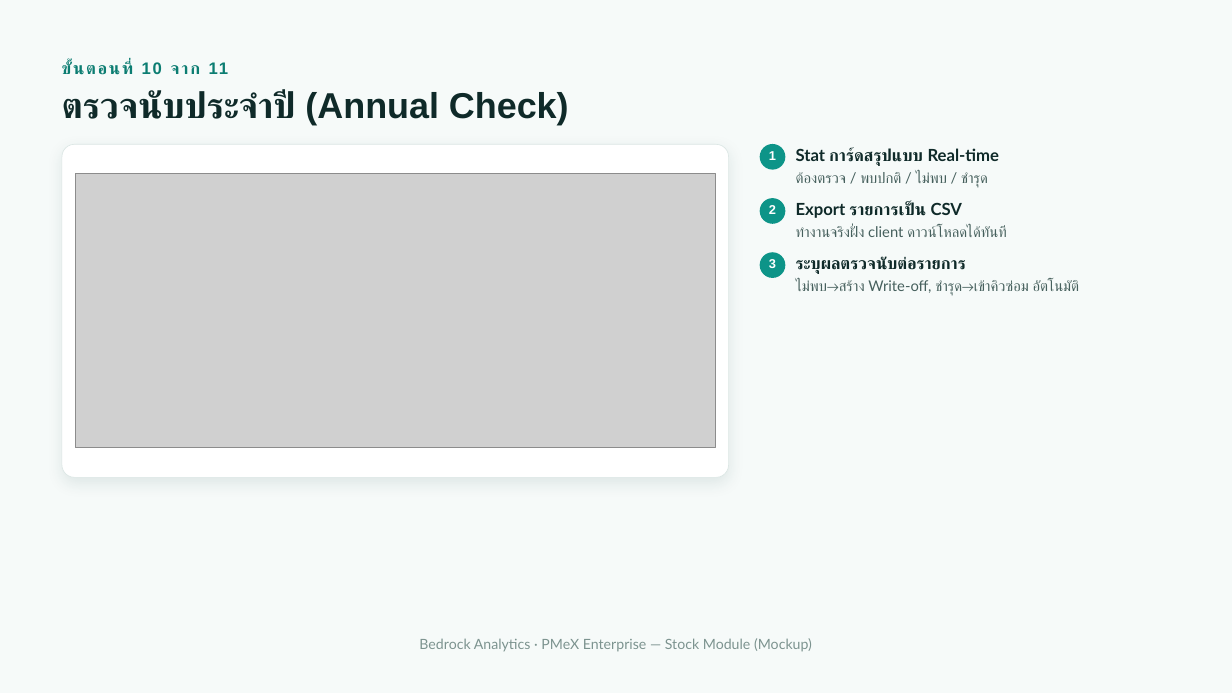
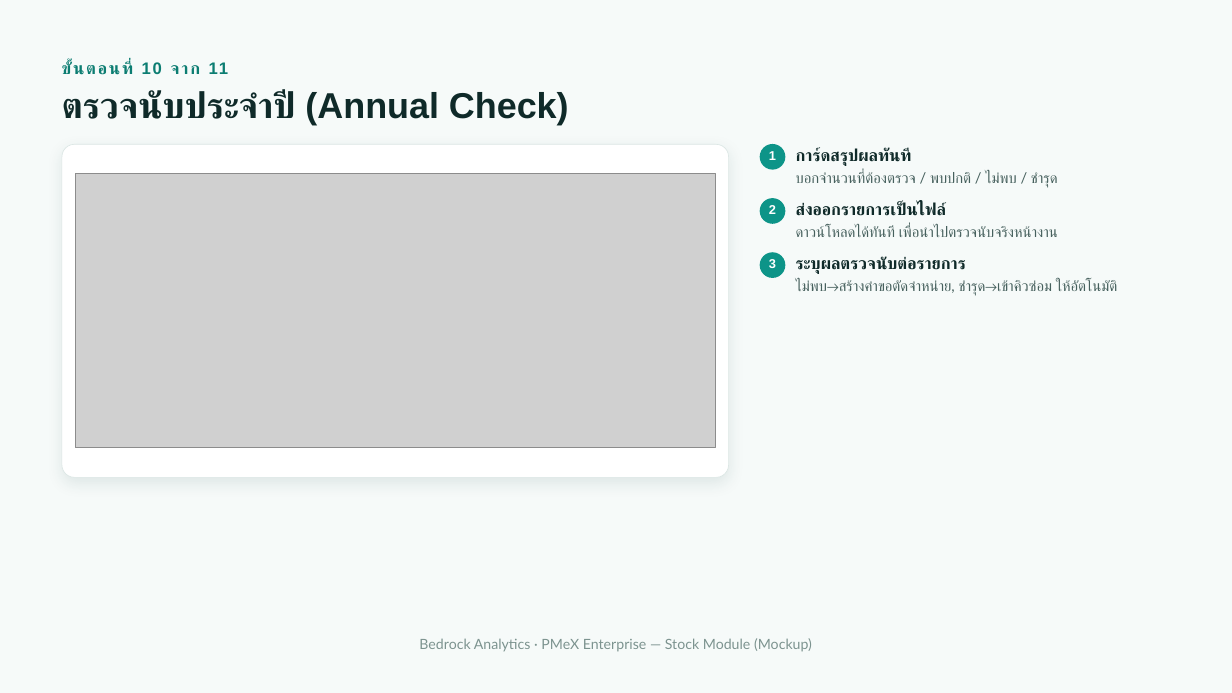
Before and after one commit to LaddaK-Bedrocks/ASSET_STOCK, a slide deck: slide 19 of PMeX Stock Module — Mockup Presentation.pptx (slide 18 before the commit). Drawn at 1232x693 pixels with LibreOffice and Linux fonts; fonts in the diff are those of the drawing; grey boxes stand for pictures. Boxes give left, top, right and bottom in pixels: in the first picture for what was removed or moved away, otherwise in the second. Text is boxed around its words. In the diff, an @@ line names an element or a change of style, - is before the commit and + after.

```diff
--- a/PMeX Stock Module — Mockup Presentation.pptx
+++ b/PMeX Stock Module — Mockup Presentation.pptx
@@ text at (796,148,910,166): text changed @@
-Stat การ์ดสรุปแบบ Real-time
+การ์ดสรุปผลทันที
@@ text at (796,171,1058,188): text changed @@
-ต้องตรวจ / พบปกติ / ไม่พบ / ชำรุด
+บอกจำนวนที่ต้องตรวจ / พบปกติ / ไม่พบ / ชำรุด
@@ text at (796,203,947,216): text changed @@
-Export รายการเป็น CSV
+ส่งออกรายการเป็นไฟล์
@@ text at (796,225,1058,237): text changed @@
-ทำงานจริงฝั่ง client ดาวน์โหลดได้ทันที
+ดาวน์โหลดได้ทันที เพื่อนำไปตรวจนับจริงหน้างาน
@@ text at (796,280,1117,296): text changed @@
-ไม่พบ→สร้าง Write-off, ชำรุด→เข้าคิวซ่อม อัตโนมัติ
+ไม่พบ→สร้างคำขอตัดจำหน่าย, ชำรุด→เข้าคิวซ่อม ให้อัตโนมัติ
```
Also in this commit, not shown: 13 other slides changed, 4 slides added, 3 slides removed, 4 other files.
